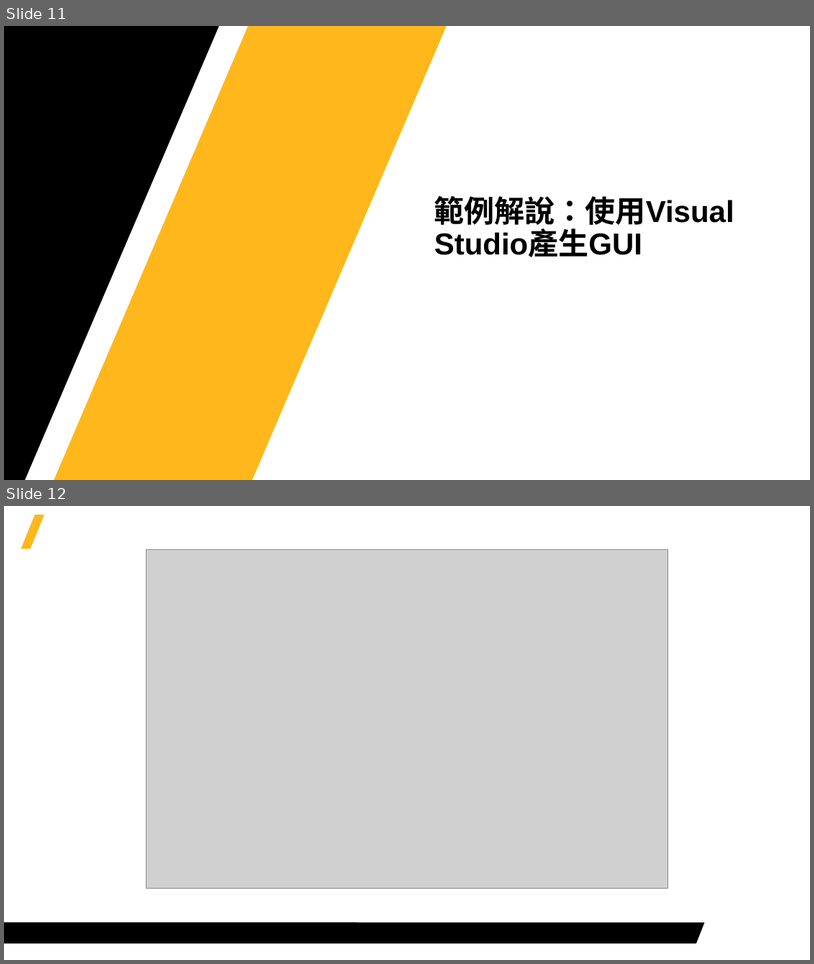
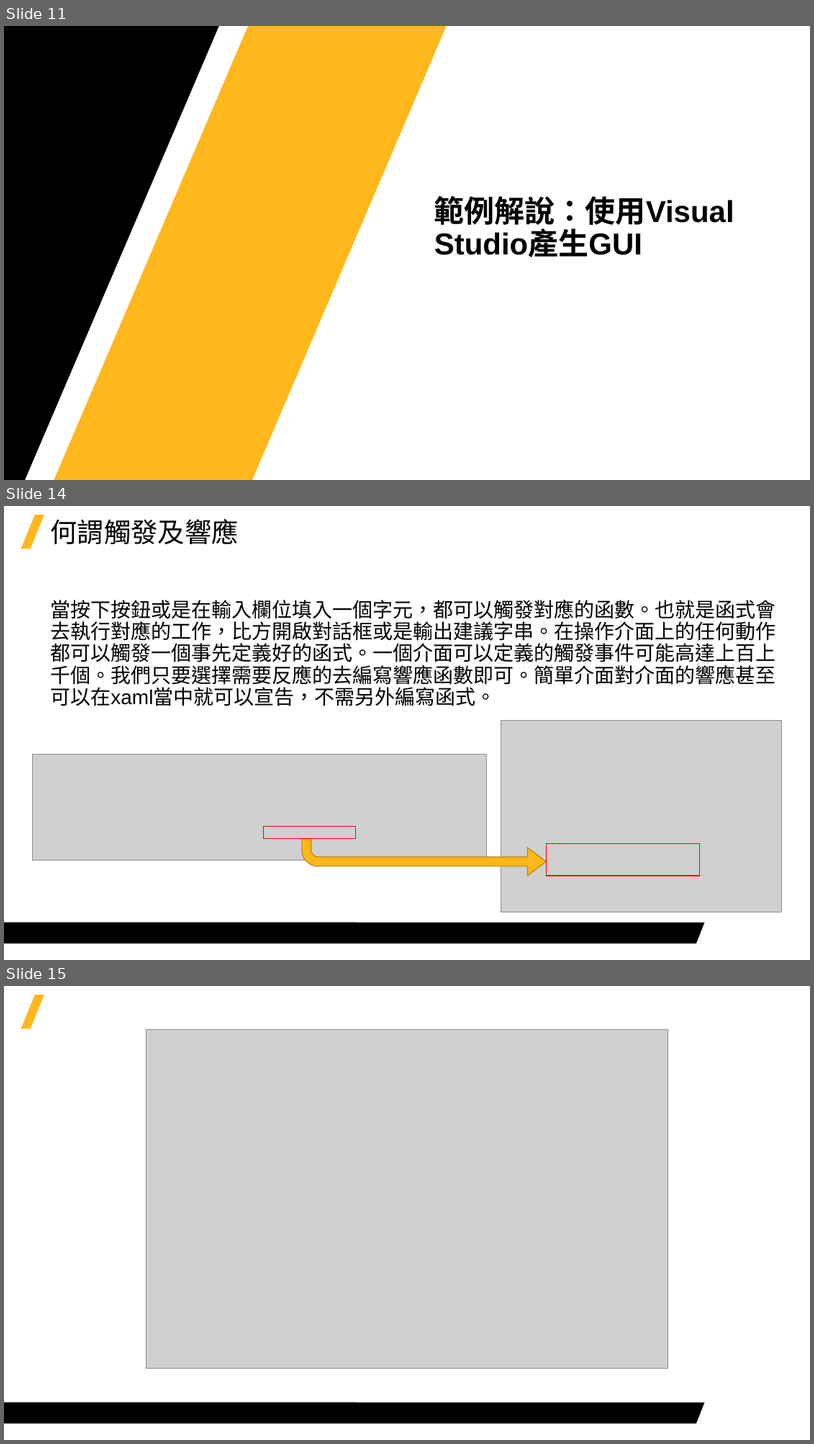
Before and after one commit to Jerrick-cheng/AEDT-Automation-Camp, a slide deck: 上課教材/Week5.pptx. Shown one above the other, each under a label of ours: slides 11 and 12 before the commit, slides 11, 14 and 15 after it; the slides between them are not shown. The pictures are 814x964 and 814x1444 pixels, drawn with LibreOffice and Linux fonts; fonts in the diff are those of the drawing; grey boxes stand for pictures; background and template pictures are left out. Boxes give left, top, right and bottom in pixels: in the first picture for what was removed or moved away, otherwise in the second. Text is boxed around its words. In the diff, an @@ line names an element or a change of style, - is before the commit and + after.

```diff
--- a/上課教材/Week5.pptx
+++ b/上課教材/Week5.pptx
@@ slide 14 added at (x1=4, y1=506, x2=810, y2=960), background #FFFFFF; not listed: 2 template elements that a slide beside it also shows @@
@@ title added at (x1=50, y1=519, x2=238, y2=544), 32 pt, text #000000 @@
+何謂觸發及響應
@@ text added at (x1=50, y1=600, x2=776, y2=706), 24 pt, text #000000 @@
+當按下按鈕或是在輸入欄位填入一個字元，都可以觸發對應的函數。也就是函式會去執行對應的工作，比方開啟對話框或是輸出建議字串。在操作介面上的任何動作都可以觸發一個事先定義好的函式。一個介面可以定義的觸發事件可能高達上百上千個。我們只要選擇需要反應的去編寫響應函數即可。簡單介面對介面的響應甚至可以在xaml當中就可以宣告，不需另外編寫函式。
@@ picture added at (x1=502, y1=720, x2=782, y2=912) @@
@@ picture added at (x1=32, y1=754, x2=486, y2=860) @@
@@ rectangle added at (x1=263, y1=826, x2=356, y2=838), outline #FF0000 1 pt @@
@@ bent arrow added at (x1=302, y1=839, x2=547, y2=875), fill #FFB71B, outline #BD8714 1 pt @@
@@ rectangle added at (x1=547, y1=844, x2=700, y2=875), outline #FF0000 1 pt @@
@@ what was slide 12 is now slide 15 @@
```
Also in this commit, not shown: 2 other slides added, 1 other file.
